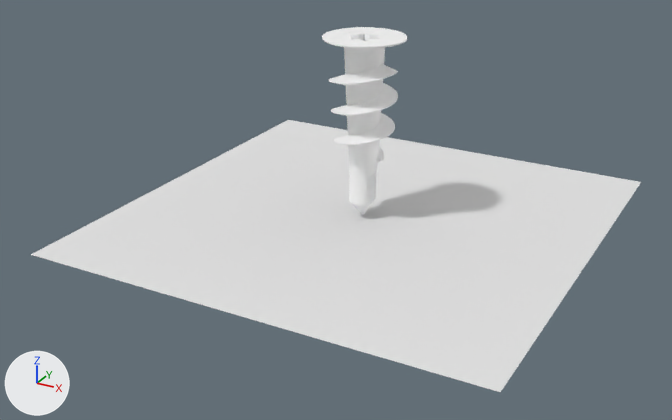
A saved change to the glTF model shoper-dpn.glb.
Camera for both pictures: a camera (50 mm lens) standing at (0.069, -0.1352, 0.0675) and looking at (-0.0015, -0.0071, 0.0034). Every picture has the same lights, and +X, +Y and +Z are marked at lower left. The picture after the commit comes second. Where no turn or scale is listed for an object, it has been applied to the vertices.

The older version as bpy lines, for what is in view:
```python
me_cylinder = bpy.data.meshes.new('Cylinder')
me_cylinder.from_pydata(...)  # 4785 vertices, 9548 faces; spans x -0.007..0.007, y -0.007..0.007, z 0.0..0.0321
me_cylinder.materials.append(mat_lamp_screen_plastic_translucid)  # white #ffffff
me_plane = bpy.data.meshes.new('Plane')
me_plane.from_pydata([(-0.04, -0.04, 0.0), (0.04, -0.04, 0.0), (-0.04, 0.04, 0.0), (0.04, 0.04, 0.0)], [], [(0, 1, 3), (0, 3, 2)])
me_plane.materials.append(mat_material)  # white #e7e7e7
ob_a_main_body = bpy.data.objects.new('A_MAIN_BODY', me_cylinder)
ob_a_main_body.location = (0.0, 0.0, 0.0)
ob_plane = bpy.data.objects.new('Plane', me_plane)
ob_plane.location = (0.0, 0.0, 0.0)
```
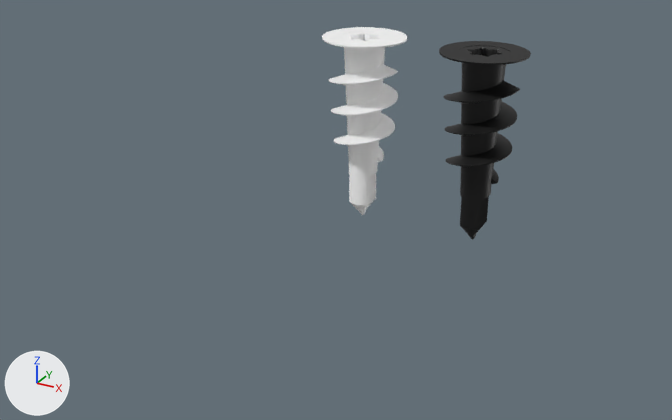
Location of each change, [x1, y1, x2, y2] in pixels of the pictures (672 x 420 px):
'Plane', deleted
    before: [31, 120, 641, 392]
'A_MAIN_BODY.001', added (black)
    after: [439, 41, 531, 240]

The edits, one by one:
Material 'Material.001' (mat_material_001) is new.
Its base color is (0.0, 0.0, 0.0) (black #000000).
Mesh me_cylinder_002 is new.
It has 4785 vertices, 9548 faces and spans x -0.007..0.007, y -0.007..0.007, z 0.0..0.0321.
It uses material mat_material_001 (black #000000).
Object 'Plane' (ob_plane) is deleted.
Object 'A_MAIN_BODY.001' (ob_a_main_body_001) is new; it shows me_cylinder_002.
Its location is (0.0208, 0.0, 0.0).
